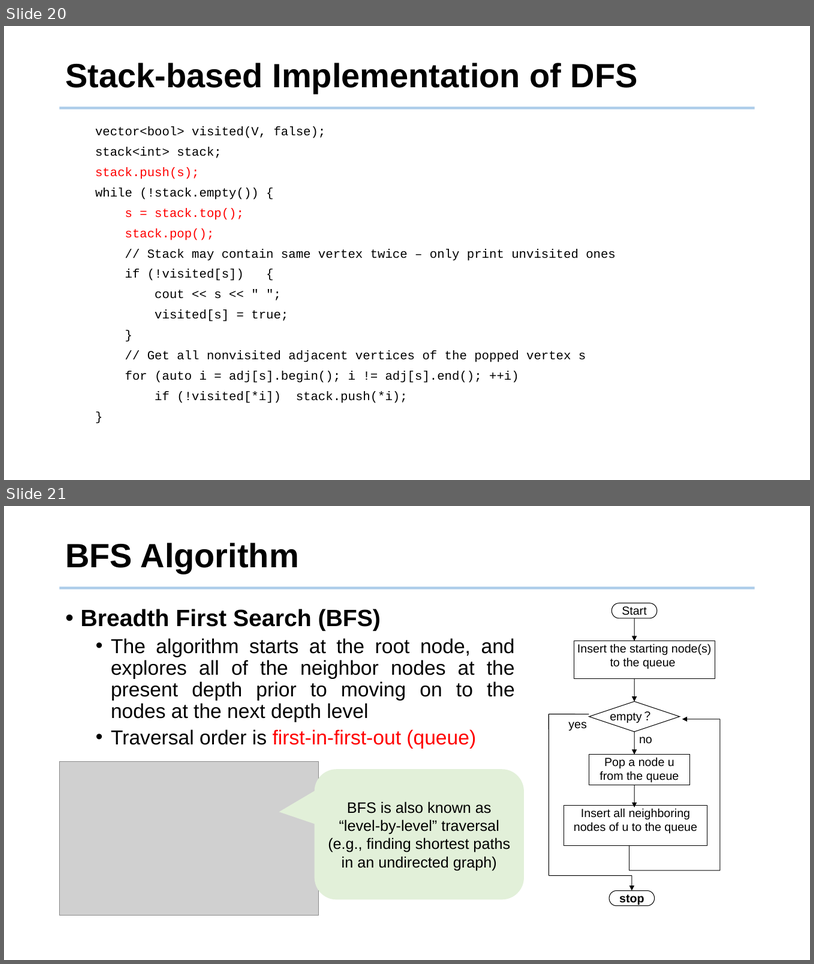
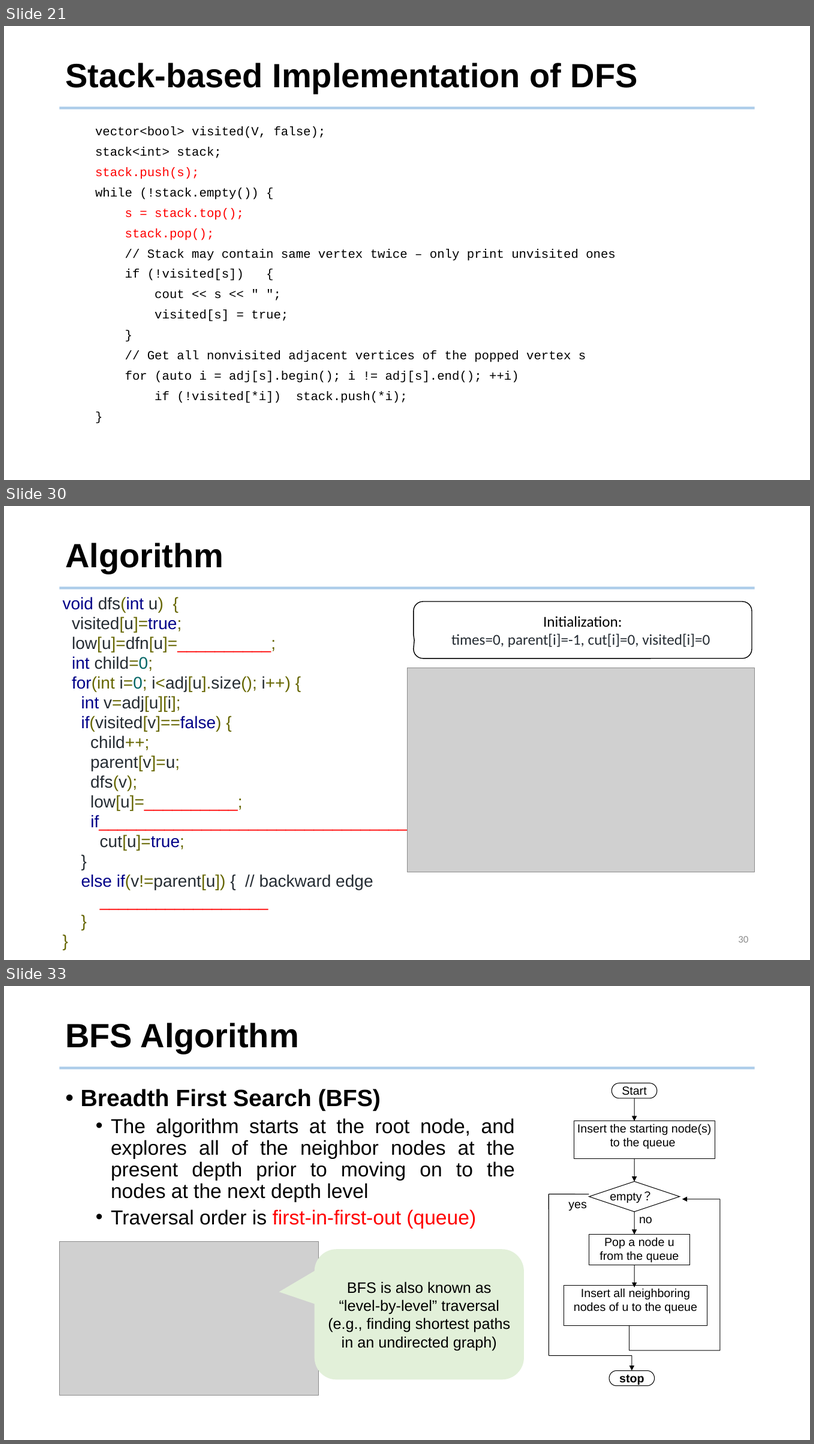
Before and after one commit to tsung-wei-huang/ece5960-physical-design, a slide deck: Lectures/lecture7.pptx. Shown one above the other, each under a label of ours: slides 20 and 21 before the commit, slides 21, 30 and 33 after it; the slides between them are not shown. The pictures are 814x964 and 814x1444 pixels, drawn with LibreOffice and Linux fonts; fonts in the diff are those of the drawing; grey boxes stand for pictures; background and template pictures are left out. Boxes give left, top, right and bottom in pixels: in the first picture for what was removed or moved away, otherwise in the second. Text is boxed around its words. In the diff, an @@ line names an element or a change of style, - is before the commit and + after.

```diff
--- a/Lectures/lecture7.pptx
+++ b/Lectures/lecture7.pptx
@@ slide 30 added at [4,506,810,960], background #FFFFFF; not listed: 1 template element that a slide beside it also shows @@
@@ title added at [65,543,224,573], 40 pt, text #000000, bold @@
+Algorithm
@@ text added at [63,597,454,890], 20 pt, text #252C33 @@
+void dfs(int u) {
+visited[u]=true;
+low[u]=dfn[u]=__________;
+int child=0;
+for(int i=0; i<adj[u].size(); i++) {
+int v=adj[u][i];
+if(visited[v]==false) {
+child++;
+parent[v]=u;
+dfs(v);
+low[u]=__________;
+if______________________________________
+cut[u]=true;
+}
+else if(v!=parent[u]) { // backward edge
+__________________
+}
+}
@@ rounded speech box added at [414,601,752,658], fill #FFFFFF, outline #000000 1 pt, 18 pt, text #252C33 @@
+Initialization:
+times=0, parent[i]=-1, cut[i]=0, visited[i]=0
@@ picture added at [408,668,755,872] @@
@@ page number added at [738,936,749,942], 12 pt, text #8C8C8C @@
+30
@@ what was slide 20 is now slide 21 @@
@@ what was slide 21 is now slide 33 @@
```
Also in this commit, not shown: 10 slides changed, 11 other slides added.
